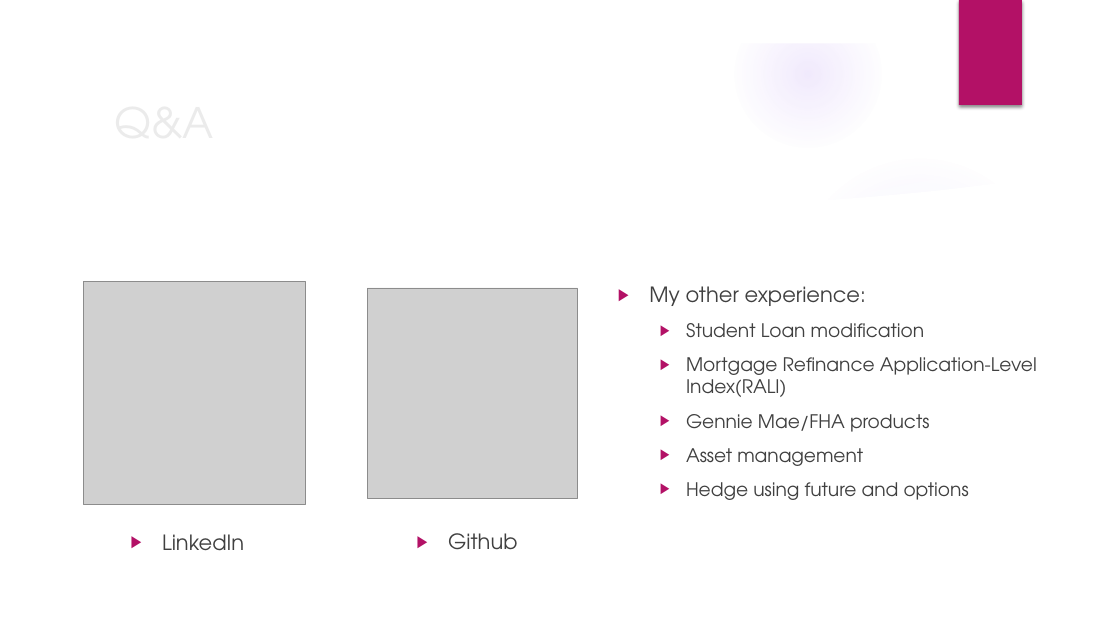
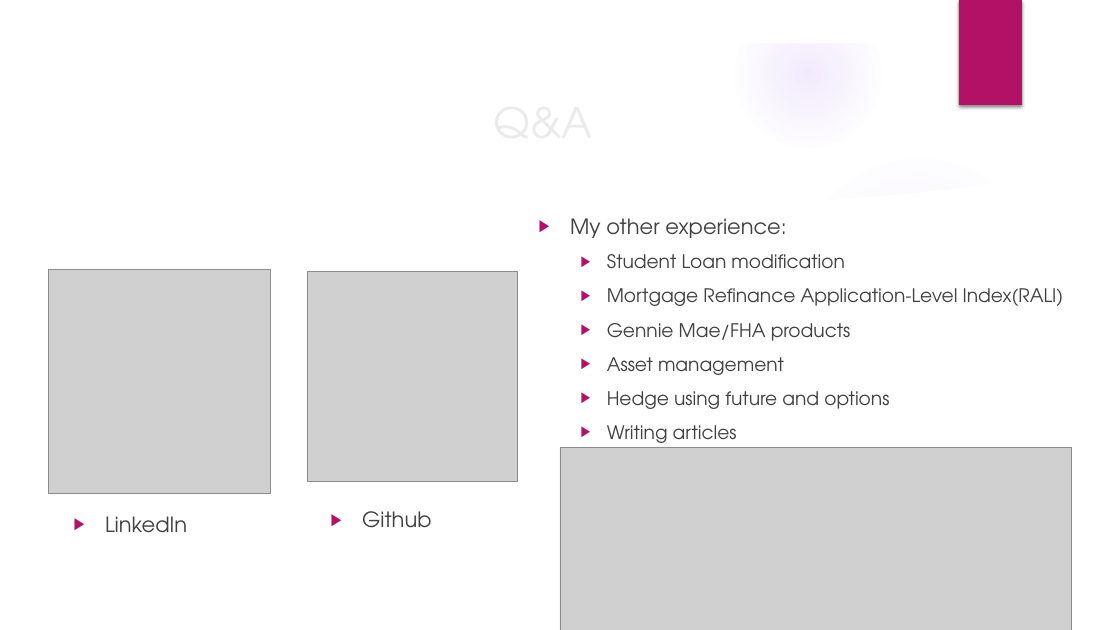
Before and after one commit to wx2123/WSDS-2026-OH, a slide deck: slide 16 of From On-Premises to Cloud.pptx (slide 15 before the commit). Drawn at 1120x630 pixels with LibreOffice and Linux fonts; fonts in the diff are those of the drawing; grey boxes stand for pictures; background and template pictures are left out. Boxes give left, top, right and bottom in pixels: in the first picture for what was removed or moved away, otherwise in the second. Text is boxed around its words. In the diff, an @@ line names an element or a change of style, - is before the commit and + after.

```diff
--- a/From On-Premises to Cloud.pptx
+++ b/From On-Premises to Cloud.pptx
@@ title "Q&A" at (106, 89, 981, 154): alignment left to centre @@
@@ text "My other experience:": place and size @@
-text "My other experience:" at (649, 286, 1037, 500)
+text "My other experience:" at (570, 218, 1064, 448)
@@ picture: place and size @@
-picture at (83, 281, 305, 505)
+picture at (48, 270, 270, 493)
@@ picture: place and size @@
-picture at (367, 288, 577, 498)
+picture at (308, 272, 518, 482)
@@ picture added at (560, 448, 1072, 630) @@
@@ text at (607, 425, 737, 448): paragraph added @@
+  ▶ Writing articles
@@ text "LinkedIn": place and size @@
-text "LinkedIn" at (162, 534, 244, 551)
+text "LinkedIn" at (105, 516, 187, 533)
@@ text "Github": place and size @@
-text "Github" at (448, 533, 518, 550)
+text "Github" at (362, 511, 432, 528)
```
Also in this commit, not shown: 9 other slides changed, 1 slide added.
